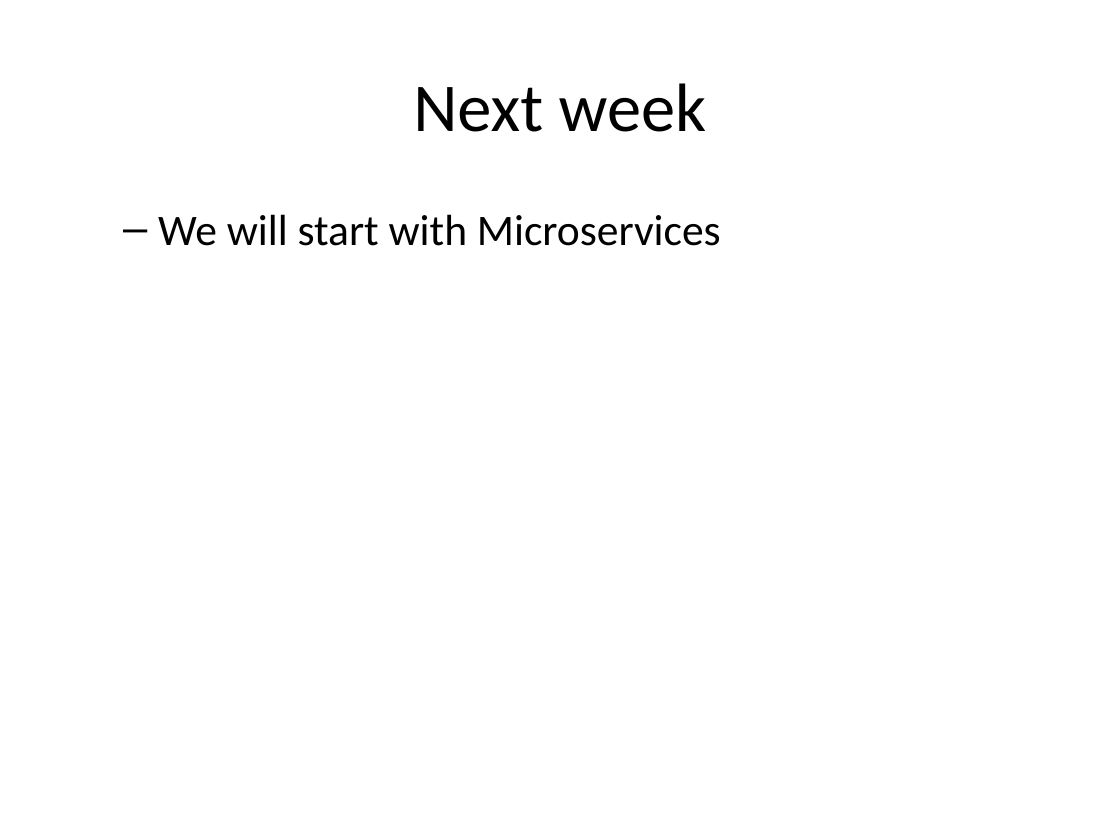
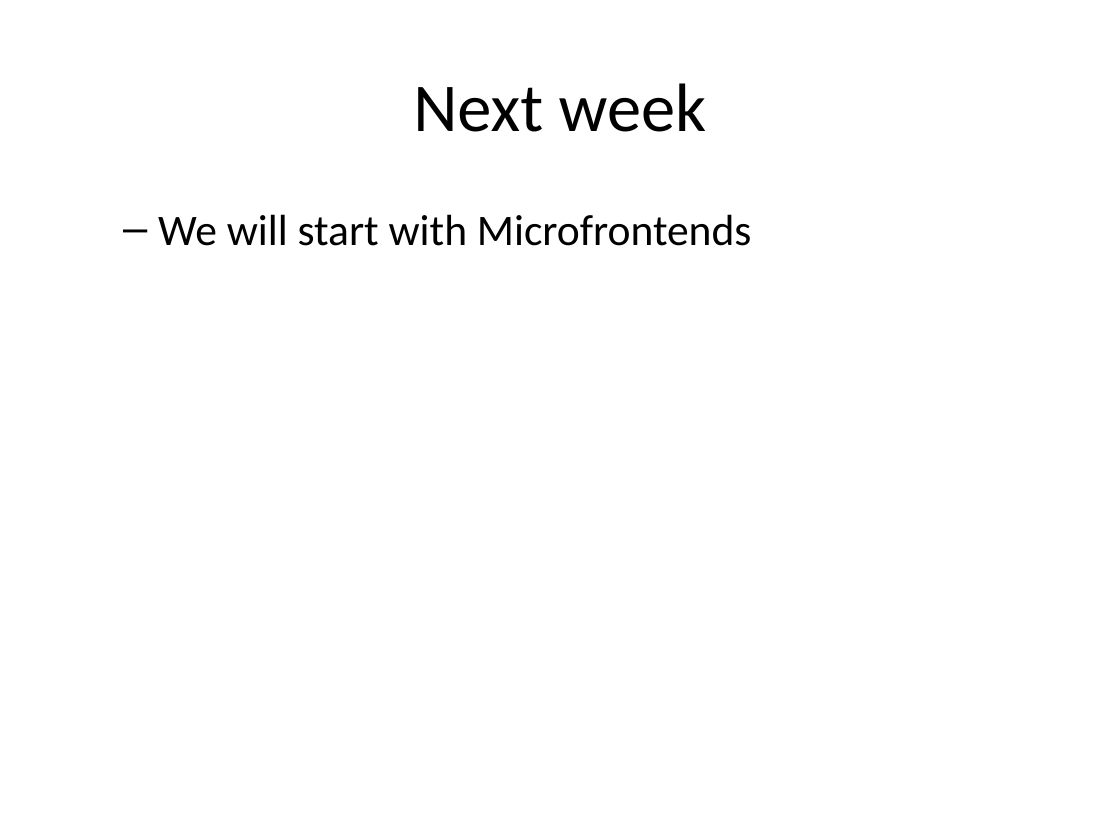
Before and after one commit to rhildred/INFO8985, a slide deck: slide 12 of microservice_analysis/slides.pptx. Drawn at 1120x840 pixels with LibreOffice and Linux fonts; fonts in the diff are those of the drawing. Boxes give left, top, right and bottom in pixels: in the first picture for what was removed or moved away, otherwise in the second. Text is boxed around its words. In the diff, an @@ line names an element or a change of style, - is before the commit and + after.

```diff
--- a/microservice_analysis/slides.pptx
+++ b/microservice_analysis/slides.pptx
@@ text at (158, 214, 752, 246): text changed @@
-  – We will start with Microservices
+  – We will start with Microfrontends
```
Also in this commit, not shown: 12 other files.
